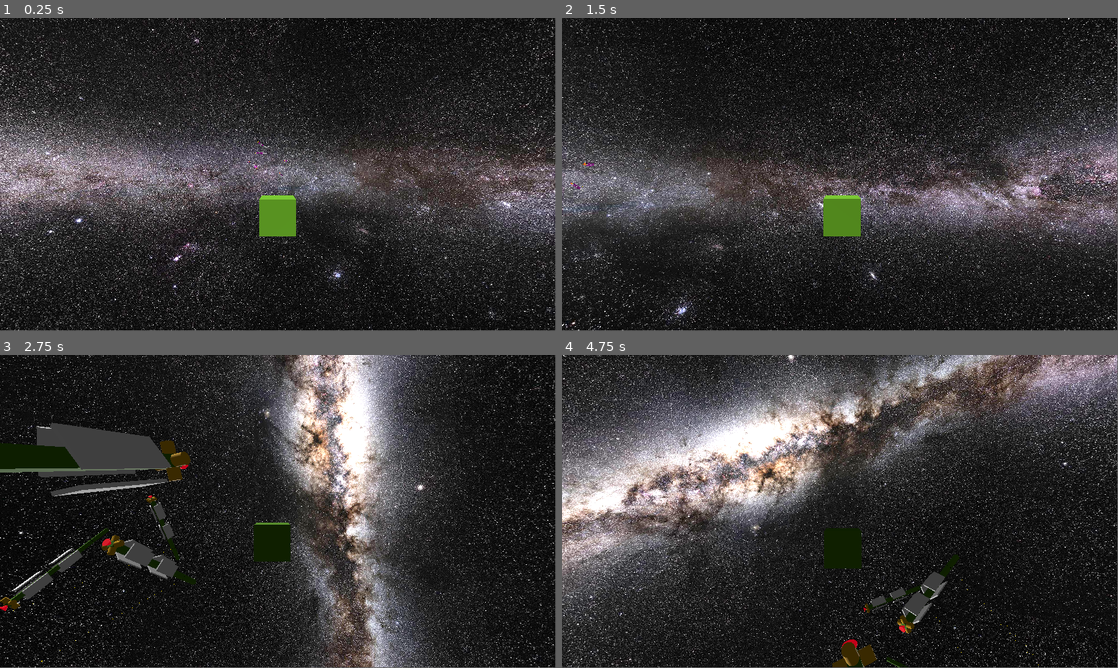
Above: before the commit, frames 1-4 (two rows, left to right).
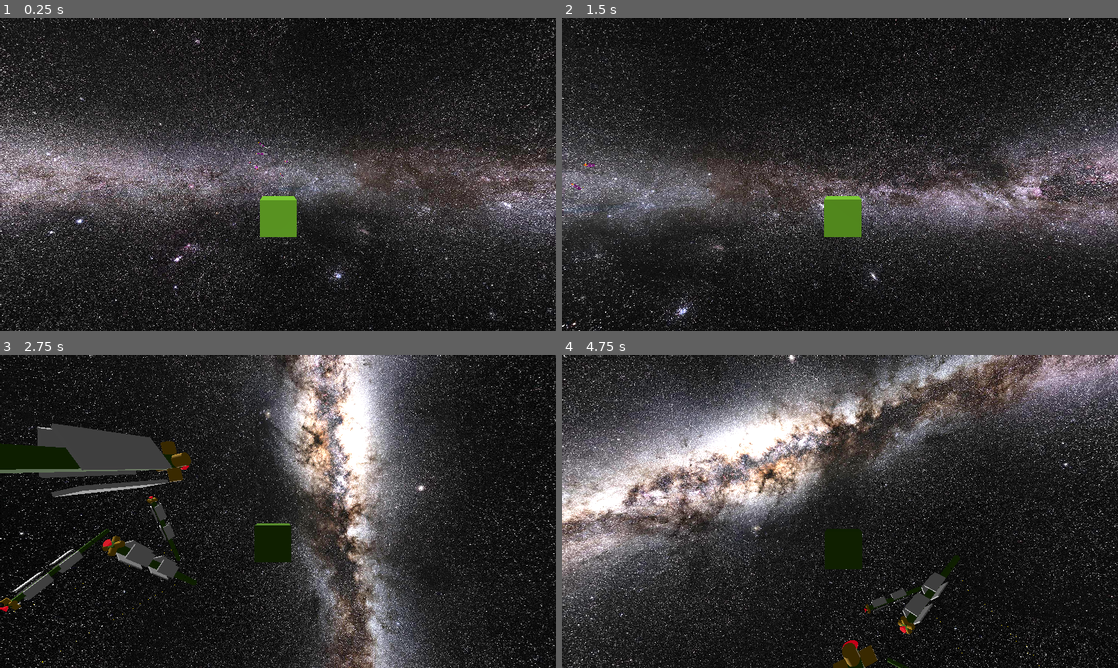
Above: after the commit, the same moments.

Repository: david-andrew/Aberration
Game: Godot game, scene res://battle1.tscn
The game is run twice, just before and just after one commit, with the same random seed, the same clock (stepped at 60 frames per second) and the same inputs.
Inputs:
- Up to frame 1 (0.25 s): no input
- Up to frame 2 (1.5 s): hold Right (right) 0.53-1.28 s; hold A (a) 0.53-1.28 s; tap D (d) at 0.8, 1.35 s; hold Down (down) from 1.28 s (still down)
- Up to frame 3 (2.75 s): tap E (e) at 1.55 s; release Down (down) at 2.03 s; hold Right (right) from 2.03 s (still down); hold E (e) from 2.03 s (still down); tap Q (q) at 2.3 s
- Up to frame 4 (4.75 s): release Right (right) at 2.78 s; release E (e) at 2.78 s; hold Up (up) 2.78-3.53 s; tap Q (q) at 2.85 s; tap S (s) at 3.05 s; hold S (s) 3.53-4.28 s; hold Left (left) from 3.53 s (still down); tap W (w) at 3.8, 4.35 s; tap A (a) at 4.55 s
The window is 799x449 before the commit and 800x450 after it. Grey fills any space a smaller window leaves; there, only what the larger window draws over its background counts as a difference.

The runs differ from the first frame. In frame 1, 41% of the frame differs, in the area x 0-100%, y 0-100%; in frame 2, 37%; in frame 3, 31%; in frame 4, 41%.

Commit message:
fixed a bug with score for turret targets being calculated incorrectly

Diff:
--- a/project.godot
+++ b/project.godot
@@ -19,6 +19,10 @@
 
 GameMaster="*res://scripts/GameMaster.gd"
 HelperFunctions="*res://scripts/helper_functions.gd"
+
+[display]
+
+window/stretch/mode="viewport"
 
 [input]
 
--- a/scenes/team_id.tscn
+++ b/scenes/team_id.tscn
@@ -1,6 +1,6 @@
 [gd_scene load_steps=2 format=3 uid="uid://ct218m1oc85t8"]
 
-[ext_resource type="Script" path="res://TeamID.gd" id="1_1678s"]
+[ext_resource type="Script" path="res://scripts/TeamID.gd" id="1_1678s"]
 
 [node name="TeamID" type="Node"]
 script = ExtResource("1_1678s")
--- a/scripts/cannon_module.gd
+++ b/scripts/cannon_module.gd
@@ -72,7 +72,7 @@
 		return 0
 
 	#score is just negative distance, to prioritize closer targets
-	return -expected_position.length_squared()
+	return -local_pos.length_squared()
 
 func try_shoot_at_target():
 	if get_parent() != original_parent:
--- a/world.tscn
+++ b/world.tscn
@@ -15,7 +15,7 @@
 [sub_resource type="BoxShape3D" id="BoxShape3D_278ud"]
 
 [sub_resource type="StandardMaterial3D" id="StandardMaterial3D_t4b5v"]
-albedo_color = Color(0.55, 0, 0.534, 1)
+albedo_color = Color(0.31, 0.545, 0, 1)
 
 [sub_resource type="BoxMesh" id="BoxMesh_l6wpm"]
 material = SubResource("StandardMaterial3D_t4b5v")
Renamed: TeamID.gd -> scripts/TeamID.gd
